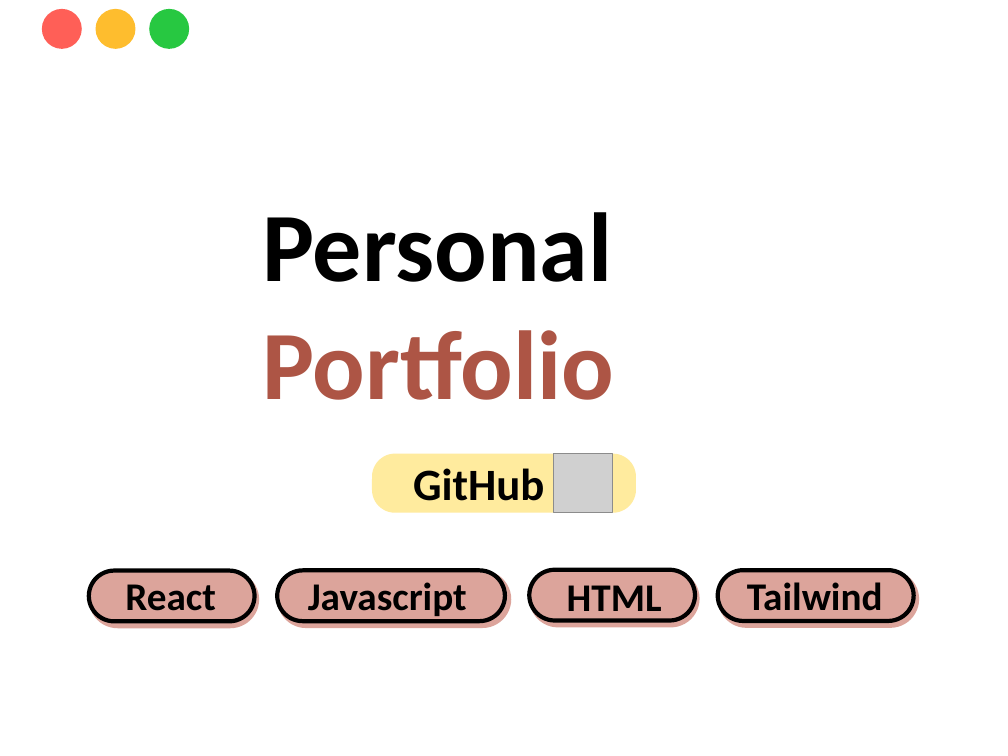
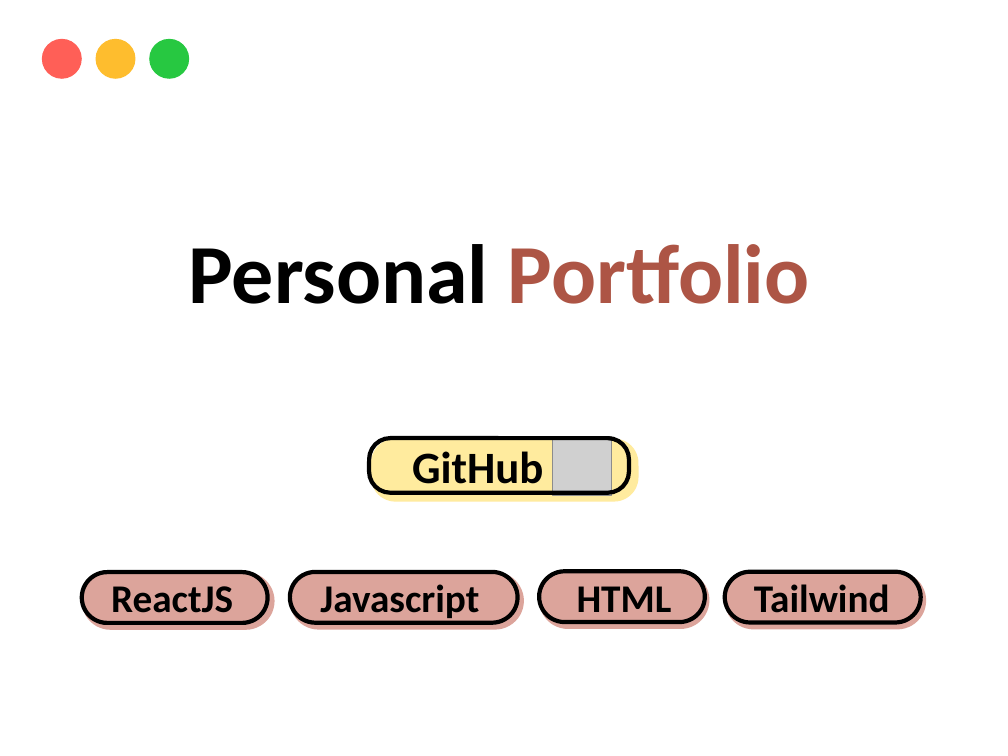
Before and after one commit to yinhsuan/portfolio, a slide deck: slide 1 of project image.pptx. Drawn at 1008x756 pixels with LibreOffice and Linux fonts; fonts in the diff are those of the drawing; grey boxes stand for pictures; background and template pictures are left out. Boxes give left, top, right and bottom in pixels: in the first picture for what was removed or moved away, otherwise in the second. Text is boxed around its words. In the diff, an @@ line names an element or a change of style, - is before the commit and + after.

```diff
--- a/project image.pptx
+++ b/project image.pptx
@@ 3 ellipses: place and size @@
-3 ellipses at [41,9,190,49]
+3 ellipses at [41,39,190,80]
@@ text at [189,244,810,304]: text changed; size 70 to 60 pt @@
-Personal
-Portfolio
+Personal Portfolio
@@ rounded rectangle added at [369,438,629,493], outline #000000 3 pt @@
@@ rounded rectangle: place and size @@
-rounded rectangle at [372,454,636,513]
+rounded rectangle at [371,438,638,502]
@@ text "GitHub" rewrapped from [413,468,544,501] to [412,451,543,495] @@
@@ picture: place and size @@
-picture at [553,454,613,513]
+picture at [552,436,612,496]
@@ text "Javascript": place and size @@
-text "Javascript" at [308,582,467,620]
+text "Javascript" at [320,584,479,622]
@@ text "Tailwind": place and size @@
-text "Tailwind" at [747,582,883,621]
+text "Tailwind" at [754,584,890,622]
@@ rounded rectangle: place and size @@
-rounded rectangle at [89,571,254,621]
+rounded rectangle at [82,573,267,623]
@@ rounded rectangle: place and size @@
-rounded rectangle at [89,571,259,628]
+rounded rectangle at [82,573,274,630]
@@ text at [111,586,233,623]: text changed @@
-React
+ReactJS
@@ rounded rectangle: place and size @@
-rounded rectangle at [277,571,505,621]
+rounded rectangle at [290,572,518,622]
@@ rounded rectangle: place and size @@
-rounded rectangle at [277,571,511,628]
+rounded rectangle at [290,572,524,629]
@@ 2 rounded rectangles, 1 text: place and size @@
-2 rounded rectangles, 1 text at [529,570,700,627]
+2 rounded rectangles, 1 text at [539,572,710,629]
@@ rounded rectangle: place and size @@
-rounded rectangle at [718,571,919,628]
+rounded rectangle at [725,572,926,629]
@@ rounded rectangle: place and size @@
-rounded rectangle at [718,571,913,621]
+rounded rectangle at [725,572,920,622]
```
Also in this commit, not shown: 3 other slides changed, 2 slides added, 2 slides removed, 13 other files.
